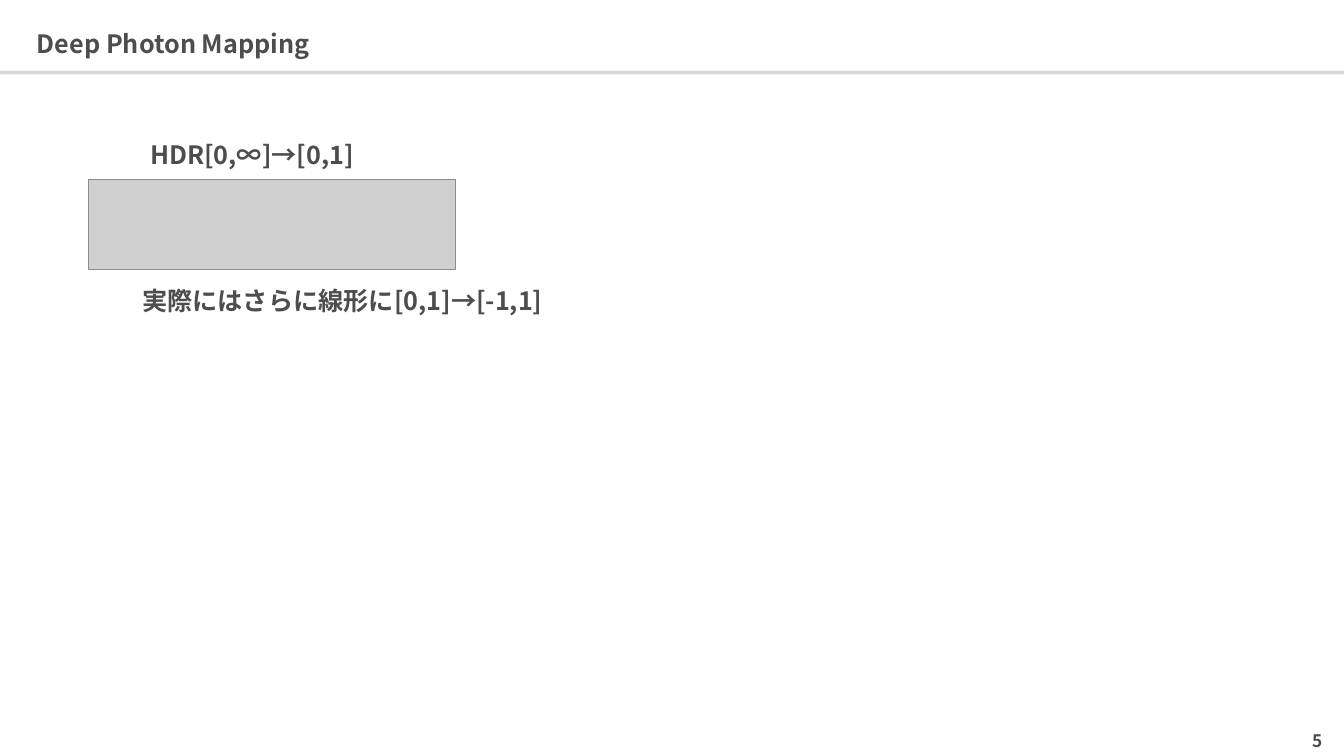
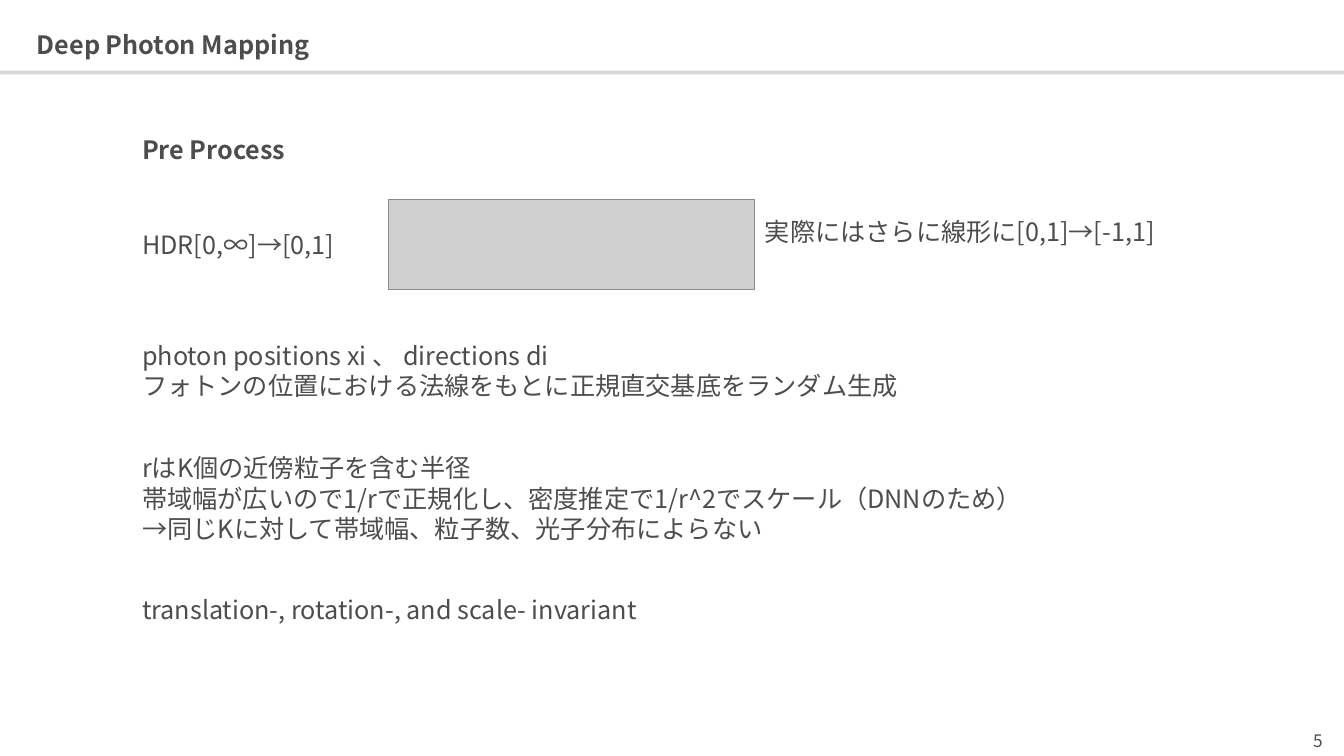
Before and after one commit to 0V/survey-paper-rendering, a slide deck: slide 6 of ppts/photonmapping/Deep Photon Mapping.pptx. Drawn at 1344x756 pixels with LibreOffice and Linux fonts; fonts in the diff are those of the drawing; grey boxes stand for pictures. Boxes give left, top, right and bottom in pixels: in the first picture for what was removed or moved away, otherwise in the second. Text is boxed around its words. In the diff, an @@ line names an element or a change of style, - is before the commit and + after.

```diff
--- a/ppts/photonmapping/Deep Photon Mapping.pptx
+++ b/ppts/photonmapping/Deep Photon Mapping.pptx
@@ text added at <box>142,140,285,160</box>, 18 pt, text #4D4D4D, bold @@
+Pre Process
@@ picture: place and size @@
-picture at <box>89,179,456,270</box>
+picture at <box>388,200,755,290</box>
@@ text "HDR[0,∞]→[0,1]": place and size @@
-text "HDR[0,∞]→[0,1]" at <box>150,143,354,169</box>
+text "HDR[0,∞]→[0,1]" at <box>142,234,334,259</box>
@@ bold off in 3 elements at <box>1313,734,1323,747</box>, <box>142,234,334,259</box>, <box>765,220,1155,246</box> @@
@@ text "実際にはさらに線形に[0,1]→[-1,1]": place and size @@
-text "実際にはさらに線形に[0,1]→[-1,1]" at <box>142,288,542,315</box>
+text "実際にはさらに線形に[0,1]→[-1,1]" at <box>765,220,1155,246</box>
@@ text added at <box>142,345,897,397</box>, 18 pt, text #4D4D4D @@
+photon positions xi 、 directions di
+フォトンの位置における法線をもとに正規直交基底をランダム生成
@@ text added at <box>142,456,1022,540</box>, 18 pt, text #4D4D4D @@
+rはK個の近傍粒子を含む半径
+帯域幅が広いので1/rで正規化し、密度推定で1/r^2でスケール（DNNのため）
+→同じKに対して帯域幅、粒子数、光子分布によらない
@@ text added at <box>142,599,637,624</box>, 18 pt, text #4D4D4D @@
+translation-, rotation-, and scale- invariant
```
Also in this commit, not shown: 5 other slides changed, 4 slides added, 6 other files.
